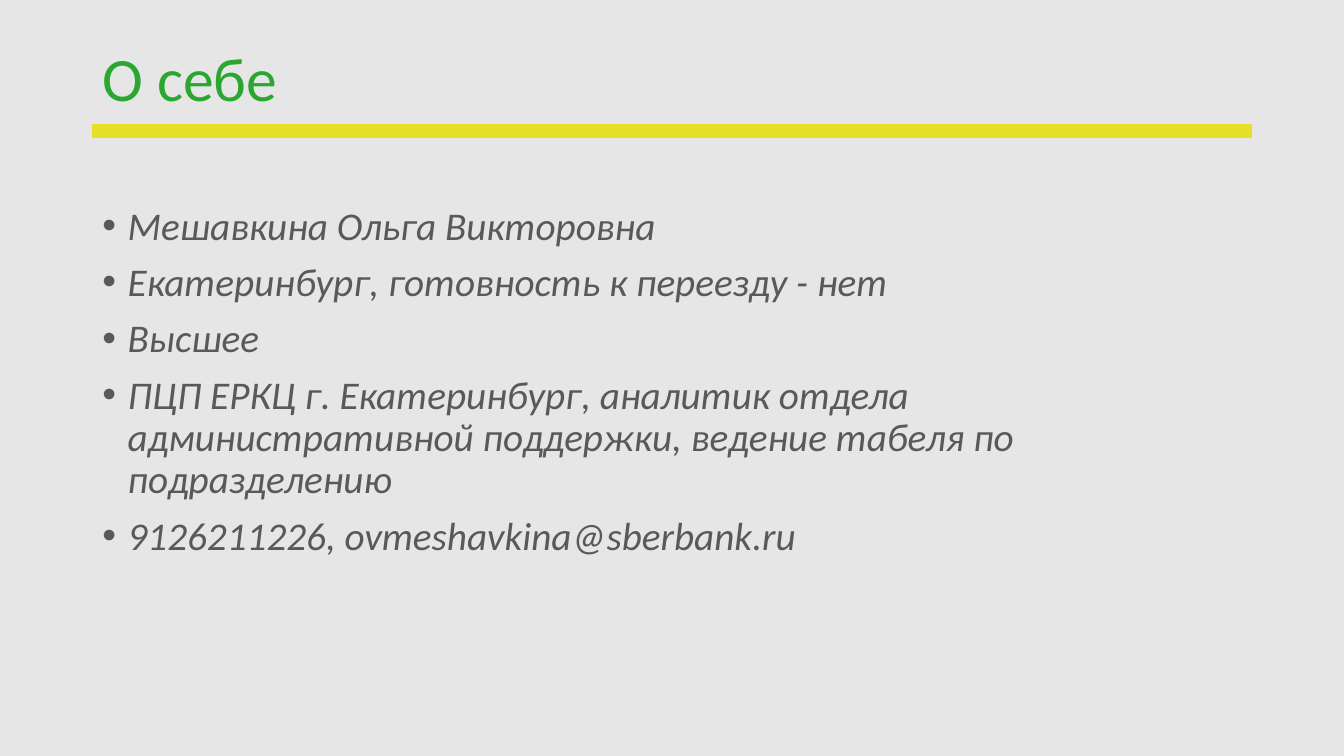
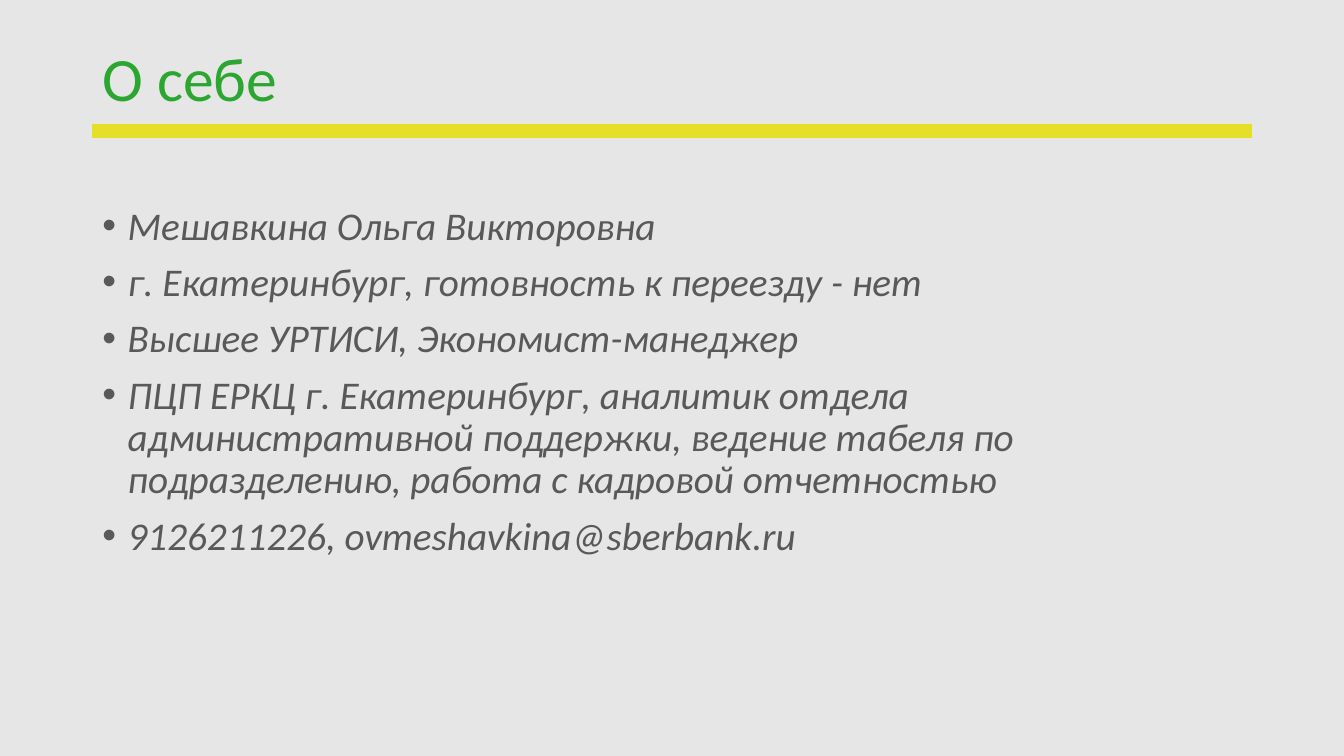
Before and after one commit to OlViMshv/DA_project, a slide deck: slide 2 of ПЕРЕЗАПУСК_Защита проекта.pptx. Drawn at 1344x756 pixels with LibreOffice and Linux fonts; fonts in the diff are those of the drawing; background and template pictures are left out. Boxes give left, top, right and bottom in pixels: in the first picture for what was removed or moved away, otherwise in the second. Text is boxed around its words. In the diff, an @@ line names an element or a change of style, - is before the commit and + after.

```diff
--- a/ПЕРЕЗАПУСК_Защита проекта.pptx
+++ b/ПЕРЕЗАПУСК_Защита проекта.pptx
@@ text at bbox=[128, 269, 1013, 500]: text changed @@
-• Екатеринбург, готовность к переезду - нет
-• Высшее
-• ПЦП ЕРКЦ г. Екатеринбург, аналитик отдела административной поддержки, ведение табеля по подразделению
+• г. Екатеринбург, готовность к переезду - нет
+• Высшее УРТИСИ, Экономист-манеджер
+• ПЦП ЕРКЦ г. Екатеринбург, аналитик отдела административной поддержки, ведение табеля по подразделению, работа с кадровой отчетностью
```
Also in this commit, not shown: 3 other slides changed.
